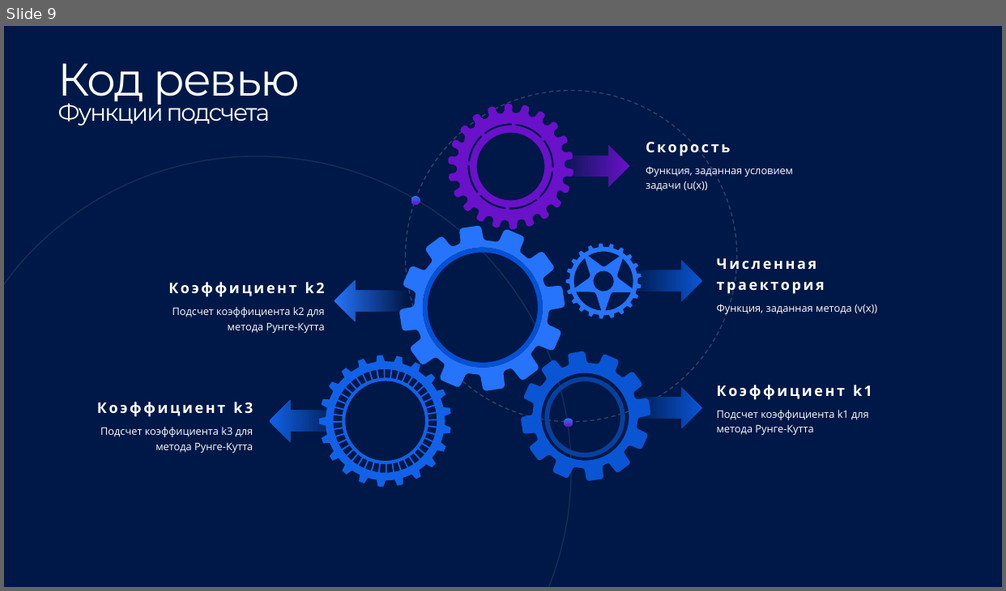
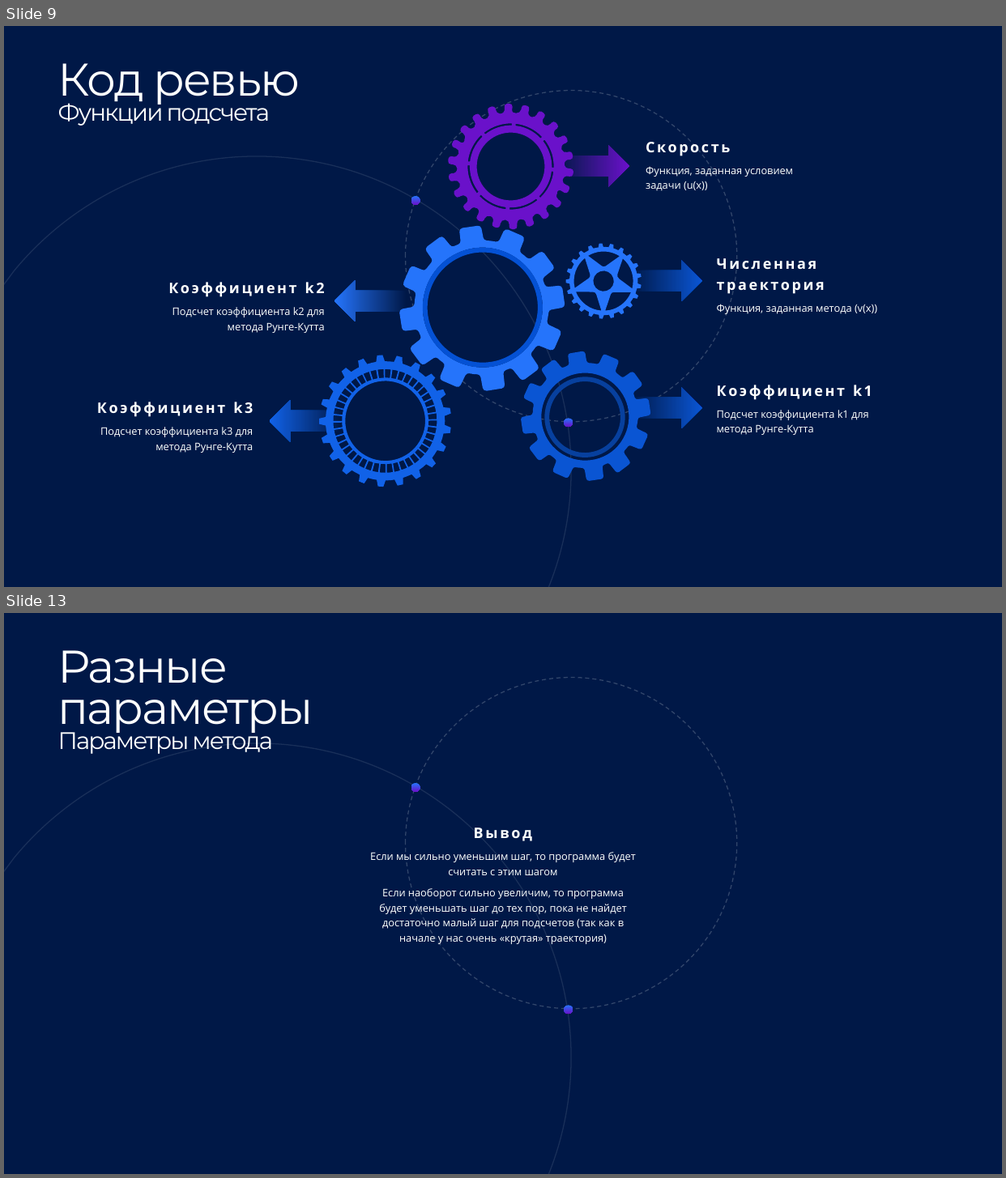
Before and after one commit to qr3x/study_project, a slide deck: _Numerical_Methods/program 9/program 9.pptx. Shown one above the other, each under a label of ours: slide 9 before the commit, slides 9 and 13 after it; the slides between them are not shown. The pictures are 1006x591 and 1006x1178 pixels, drawn with LibreOffice and Linux fonts; fonts in the diff are those of the drawing; background and template pictures are left out. Boxes give left, top, right and bottom in pixels: in the first picture for what was removed or moved away, otherwise in the second. Text is boxed around its words. In the diff, an @@ line names an element or a change of style, - is before the commit and + after.

```diff
--- a/_Numerical_Methods/program 9/program 9.pptx
+++ b/_Numerical_Methods/program 9/program 9.pptx
@@ slide 13 added at box(4, 613, 1002, 1174), background #001847; not listed: 4 template elements that a slide beside it also shows @@
@@ rectangle added at box(121, 624, 239, 688), fill #001847 @@
@@ text added at box(58, 650, 313, 754), 44 pt, text #FEFFFE @@
+Разные параметры
+Параметры метода
@@ text added at box(370, 828, 636, 944), 10 pt, text #FEFFFE @@
+Вывод
+Если мы сильно уменьшим шаг, то программа будет считать с этим шагом
+Если наоборот сильно увеличим, то программа будет уменьшать шаг до тех пор, пока не найдет достаточно малый шаг для подсчетов (так как в начале у нас очень «крутая» траектория)
```
Also in this commit, not shown: 6 other slides added, 7 other files.
